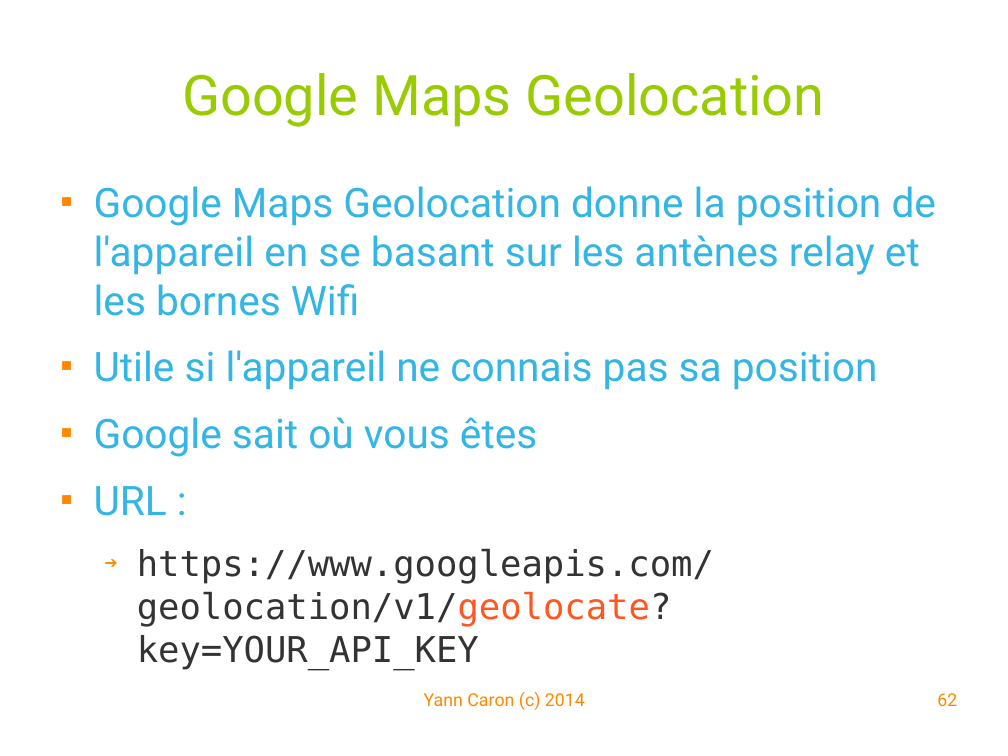
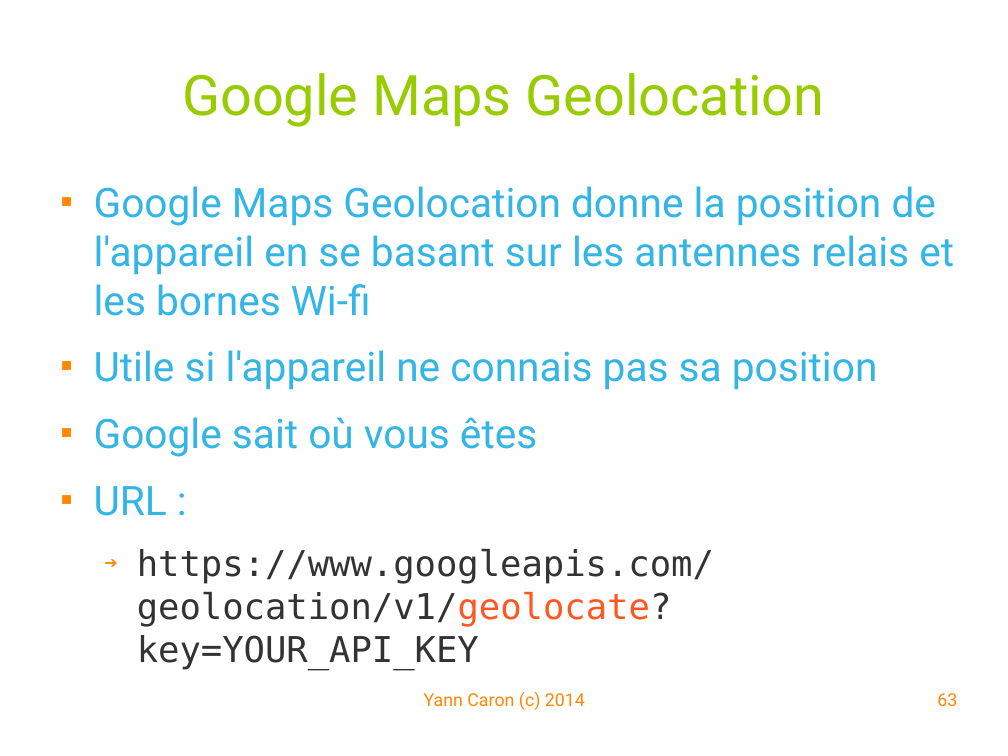
Before and after one commit to YannCaron/Android-ENSG, a slide deck: slide 63 of 05 - Google Map.odp (slide 62 before the commit). Drawn at 1008x756 pixels with LibreOffice and Linux fonts; fonts in the diff are those of the drawing; background and template pictures are left out. Boxes give left, top, right and bottom in pixels: in the first picture for what was removed or moved away, otherwise in the second. Text is boxed around its words. In the diff, an @@ line names an element or a change of style, - is before the commit and + after.

Commit message:
google map fragment and syntax

```diff
--- a/05 - Google Map.odp
+++ b/05 - Google Map.odp
@@ text at [94, 186, 954, 316]: text changed @@
-■ Google Maps Geolocation donne la position de l'appareil en se basant sur les antènes relay et les bornes Wifi
+■ Google Maps Geolocation donne la position de l'appareil en se basant sur les antennes relais et les bornes Wi-fi
@@ page number at [937, 693, 957, 706]: text changed @@
-62
+63
```
Also in this commit, not shown: 7 other slides changed, 1 slide added.
